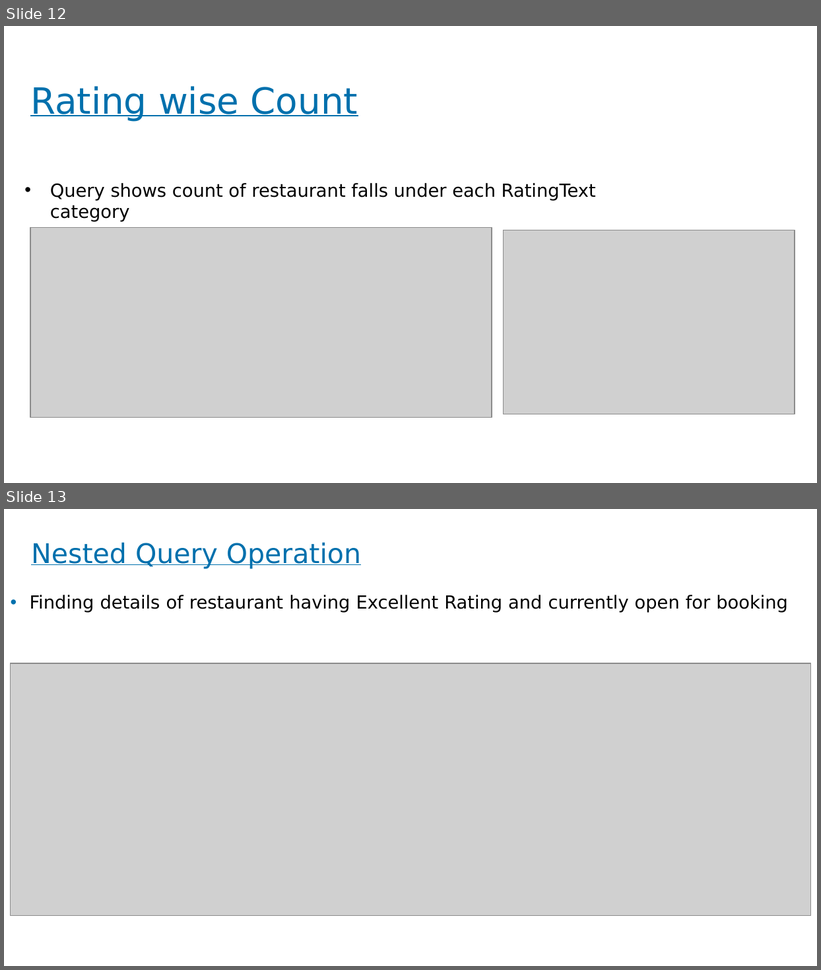
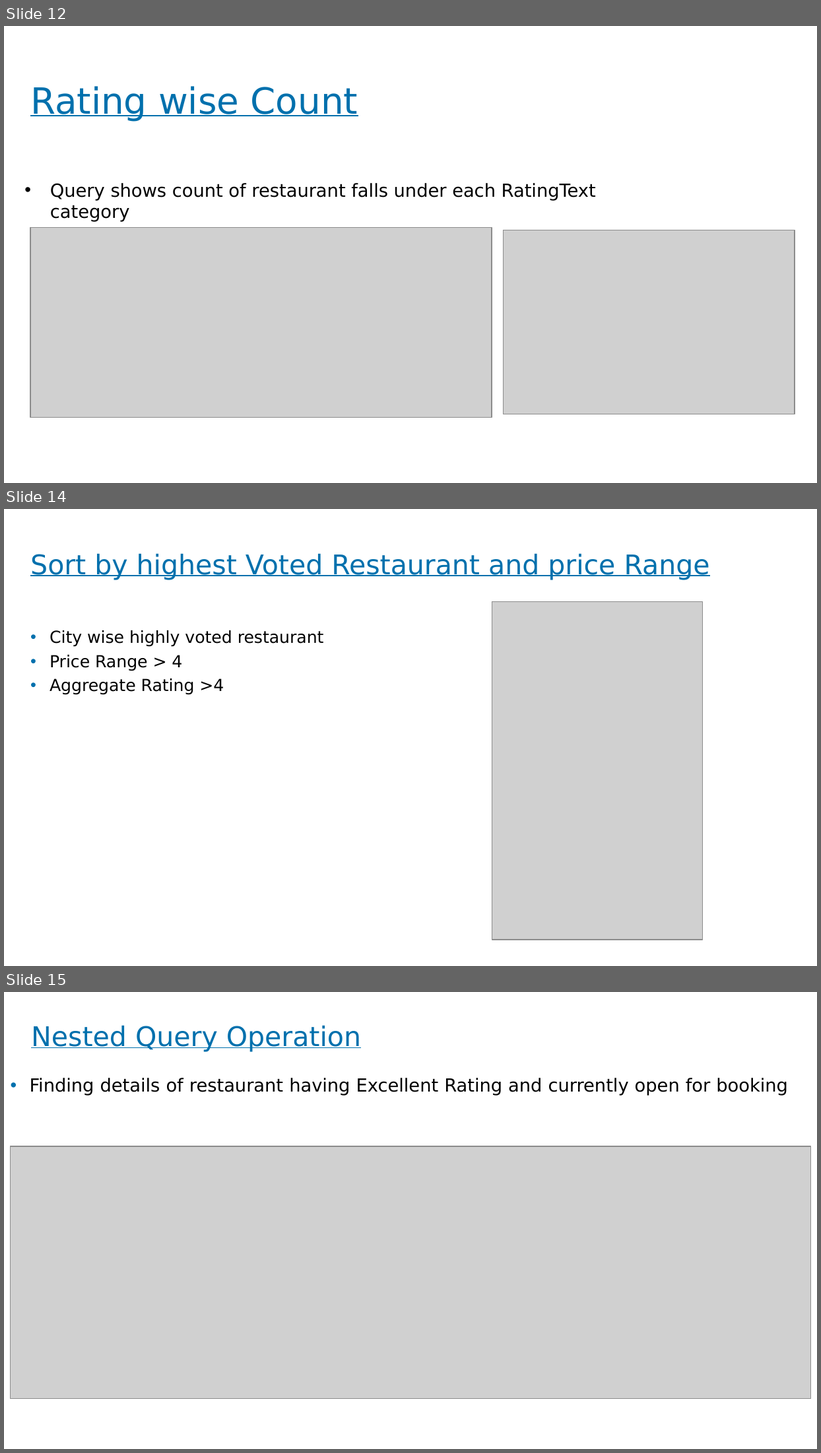
Before and after one commit to shwetasuman1/suttu, a slide deck: projectzomato (3).pptx. Shown one above the other, each under a label of ours: slides 12 and 13 before the commit, slides 12, 14 and 15 after it; the slides between them are not shown. The pictures are 821x970 and 821x1453 pixels, drawn with LibreOffice and Linux fonts; fonts in the diff are those of the drawing; grey boxes stand for pictures; background and template pictures are left out. Boxes give left, top, right and bottom in pixels: in the first picture for what was removed or moved away, otherwise in the second. Text is boxed around its words. In the diff, an @@ line names an element or a change of style, - is before the commit and + after.

```diff
--- a/projectzomato (3).pptx
+++ b/projectzomato (3).pptx
@@ slide 14 added at [4, 509, 817, 966], background #FFFFFF @@
@@ title added at [30, 553, 710, 580], 24 pt, text #0070AD, underline @@
+Sort by highest Voted Restaurant and price Range
@@ picture added at [492, 601, 702, 940] @@
@@ text added at [50, 630, 324, 695], 14.6 pt, text #000000 @@
+• City wise highly voted restaurant
+• Price Range > 4
+• Aggregate Rating >4
@@ what was slide 13 is now slide 15 @@
```
Also in this commit, not shown: 1 other slide added.
